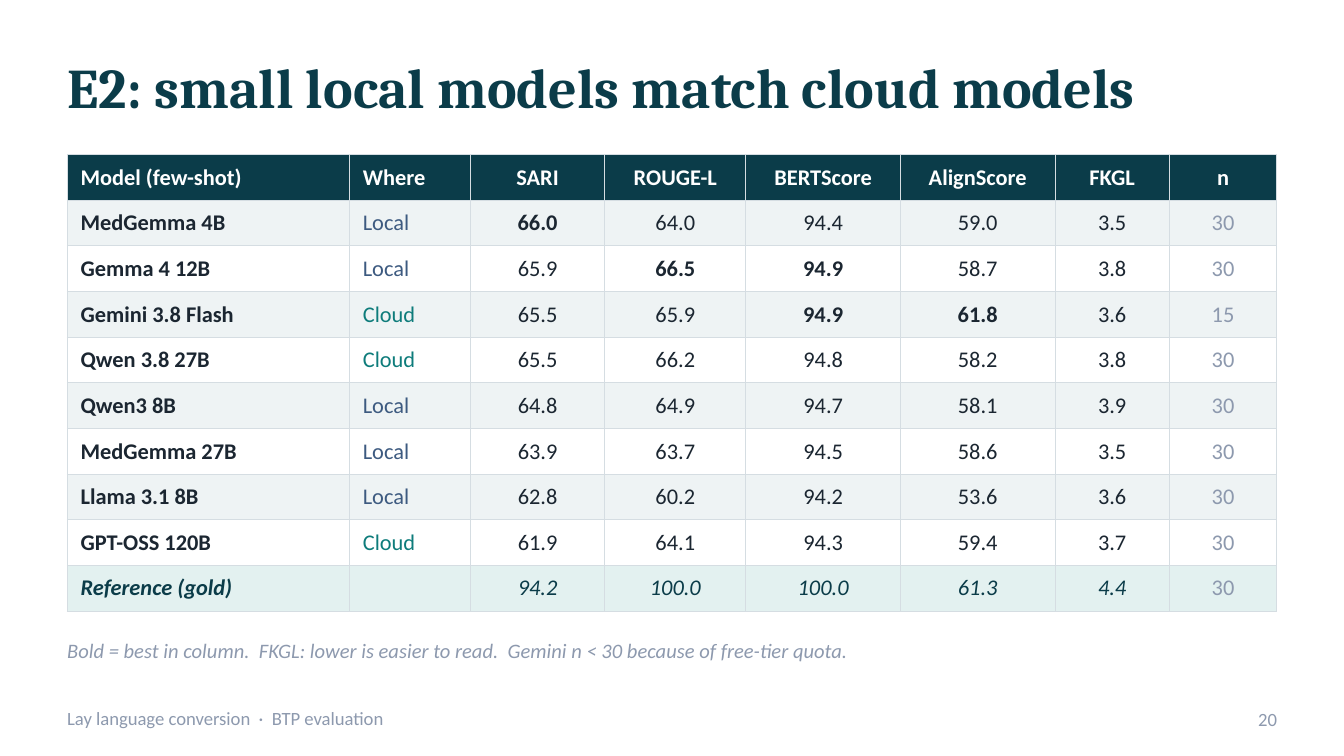
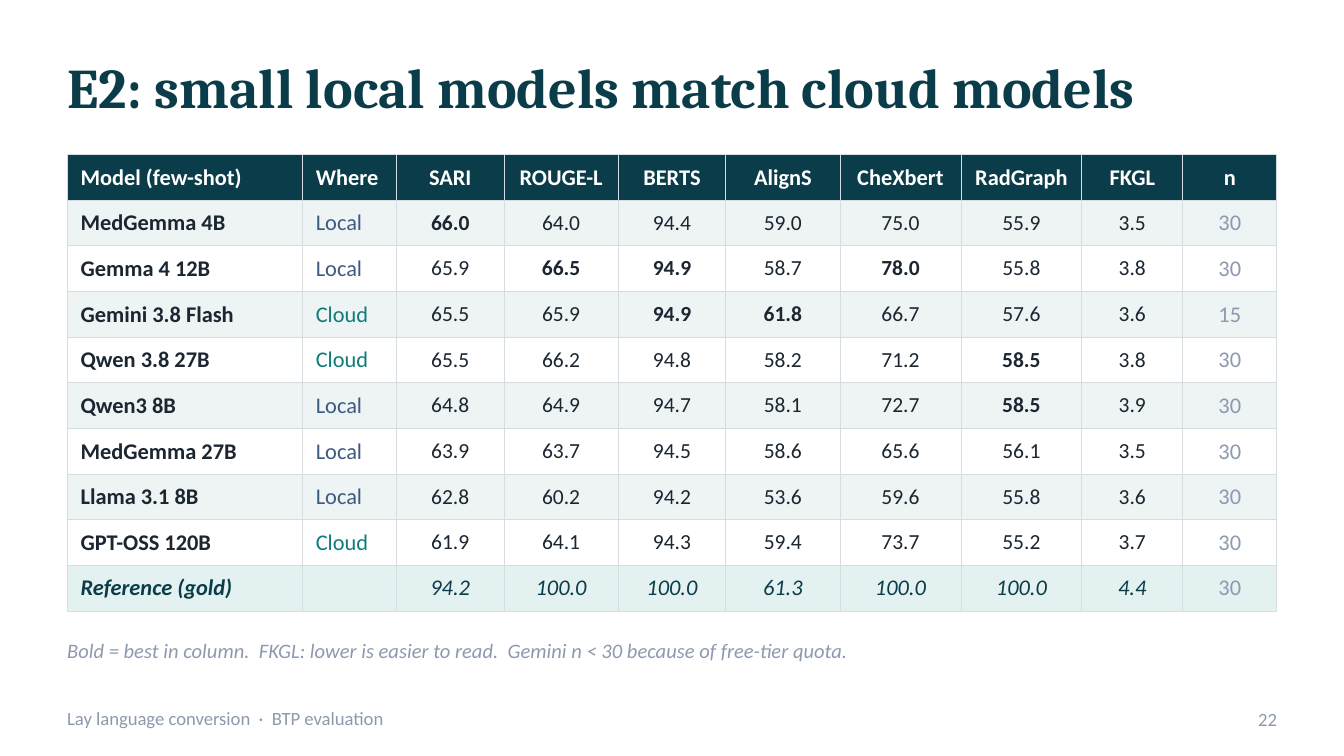
Before and after one commit to bibesgotthevibes/btp-Project, a slide deck: slide 22 of docs/BTP_Lay_Language_Conversion_Evaluation.pptx (slide 20 before the commit). Drawn at 1344x756 pixels with LibreOffice and Linux fonts; fonts in the diff are those of the drawing. Boxes give left, top, right and bottom in pixels: in the first picture for what was removed or moved away, otherwise in the second. Text is boxed around its words. In the diff, an @@ line names an element or a change of style, - is before the commit and + after.

```diff
--- a/docs/BTP_Lay_Language_Conversion_Evaluation.pptx
+++ b/docs/BTP_Lay_Language_Conversion_Evaluation.pptx
@@ table at box(67, 155, 1277, 603) @@
-column 5: BERTScore | 94.4 | 94.9 | 94.9 | 94.8 | 94.7 | 94.5 | 94.2 | 94.3 | 100.0
-column 6: AlignScore | 59.0 | 58.7 | 61.8 | 58.2 | 58.1 | 58.6 | 53.6 | 59.4 | 61.3
+column 5: BERTS | 94.4 | 94.9 | 94.9 | 94.8 | 94.7 | 94.5 | 94.2 | 94.3 | 100.0
+column 6: AlignS | 59.0 | 58.7 | 61.8 | 58.2 | 58.1 | 58.6 | 53.6 | 59.4 | 61.3
+column 7: CheXbert | 75.0 | 78.0 | 66.7 | 71.2 | 72.7 | 65.6 | 59.6 | 73.7 | 100.0
+column 8: RadGraph | 55.9 | 55.8 | 57.6 | 58.5 | 58.5 | 56.1 | 55.8 | 55.2 | 100.0
@@ page number at box(1258, 714, 1277, 726): text changed @@
-20
+22
```
Also in this commit, not shown: 5 other slides changed, 3 slides added, 10 other files.
